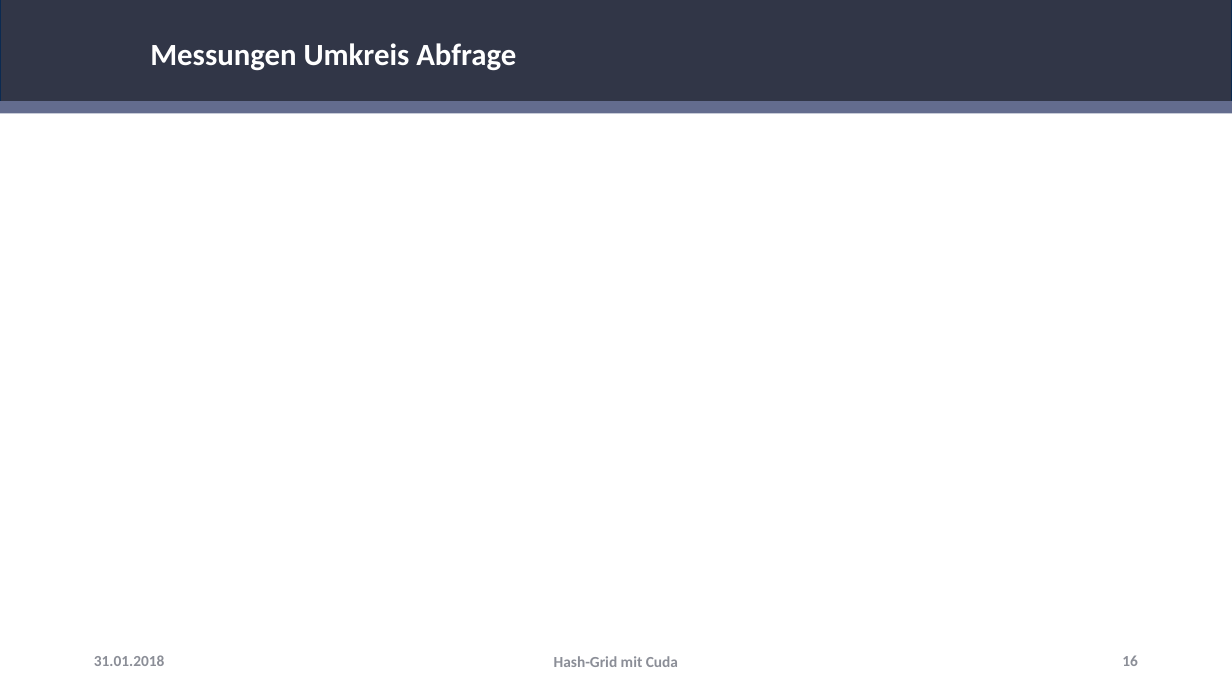
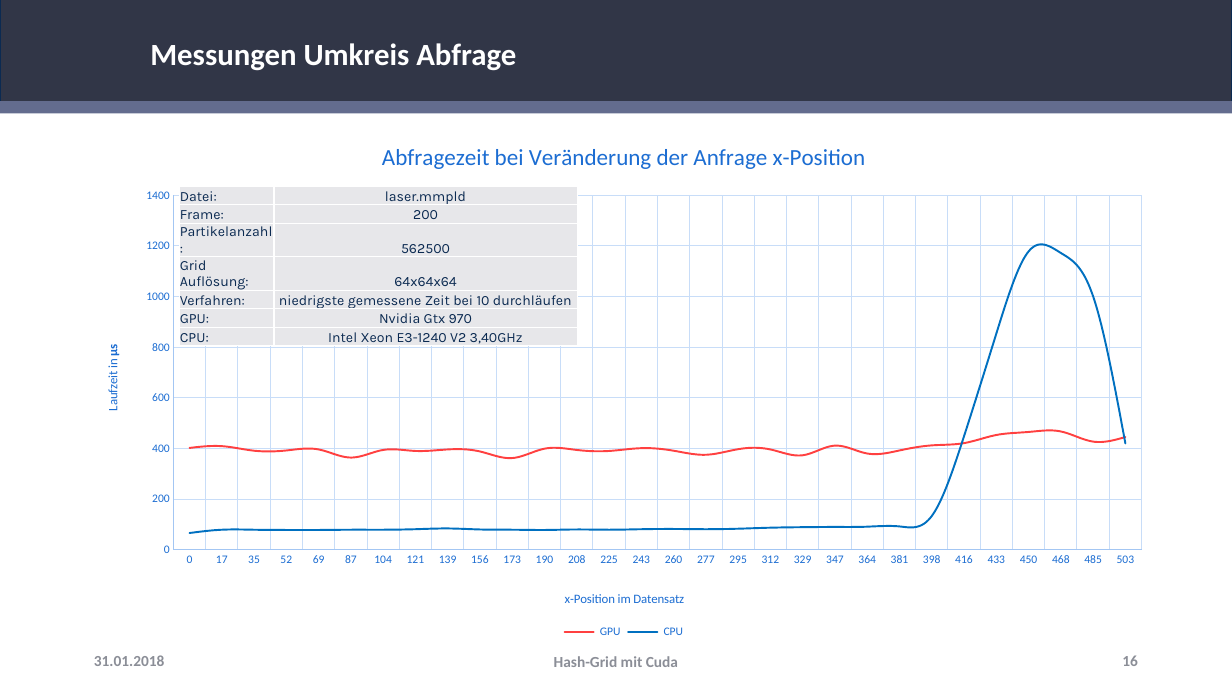
Before and after one commit to RemkeTUD/CUDA-Project-Hash-Grid, a slide deck: slide 16 of Präsentation.pptx. Drawn at 1232x693 pixels with LibreOffice and Linux fonts; fonts in the diff are those of the drawing; background and template pictures are left out. Boxes give left, top, right and bottom in pixels: in the first picture for what was removed or moved away, otherwise in the second. Text is boxed around its words. In the diff, an @@ line names an element or a change of style, - is before the commit and + after.

```diff
--- a/Präsentation.pptx
+++ b/Präsentation.pptx
@@ line chart added at [85,121,1164,642] @@
+title "Abfragezeit bei Veränderung der Anfrage x-Position "
+categories: 0, 17, 35, 52, 69, 87, 104, 121, 139, 156, 173, 190, 208, 225, 243, 260, 277, 295, 312, 329, 347, 364, 381, 398, 416, 433, 450, 468, 485, 503
+ GPU: 400, 410, 390, 390, 400, 360, 390, 390, 400, 390, 360, 400, 390, 390, 400, 390, 380, 400, 400, 370, 410, 380, 390, 410, 420, 450, 460, 470, 430, 440
+ CPU: 70, 80, 80, 80, 80, 80, 80, 80, 80, 80, 80, 80, 80, 80, 80, 80, 80, 80, 90, 90, 90, 90, 90, 130, 450, 850, 1180, 1170, 1000, 420
@@ table added at [179,187,577,348], 7 rows, 2 columns @@
+Datei: | laser.mmpld
+Frame: | 200
+Partikelanzahl: | 562500
+Grid Auflösung: | 64x64x64
+Verfahren: | niedrigste gemessene Zeit bei 10 durchläufen
+GPU: | Nvidia Gtx 970
+CPU: | Intel Xeon E3-1240 V2 3,40GHz
```
Also in this commit, not shown: 5 other slides changed, 4 other files.
